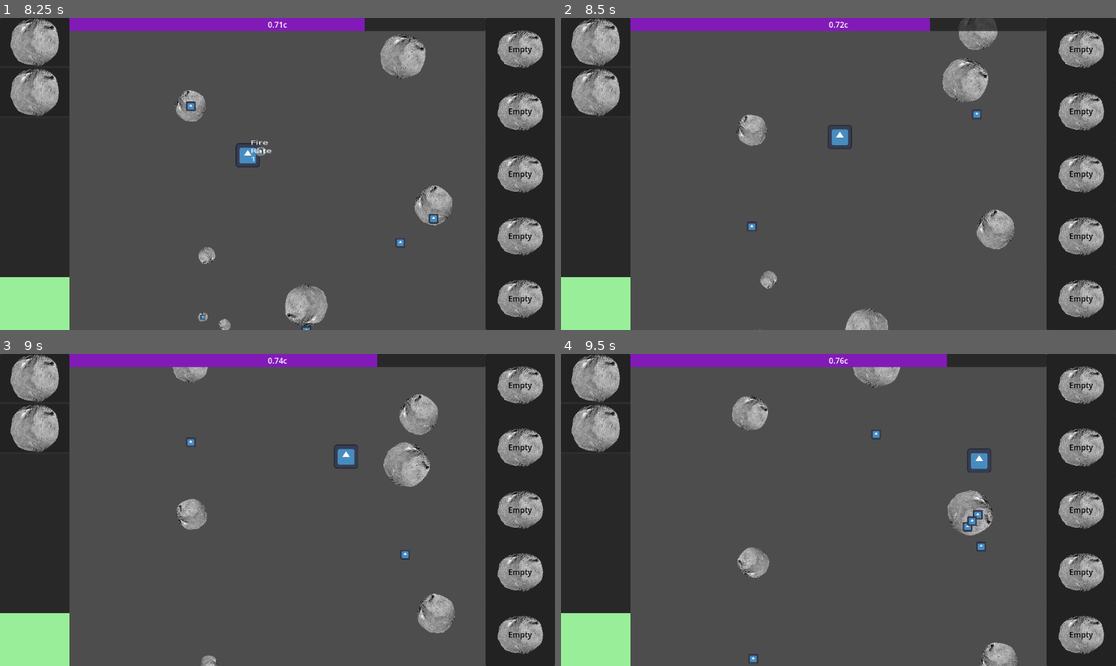
Above: before the commit, frames 1-4 (two rows, left to right).
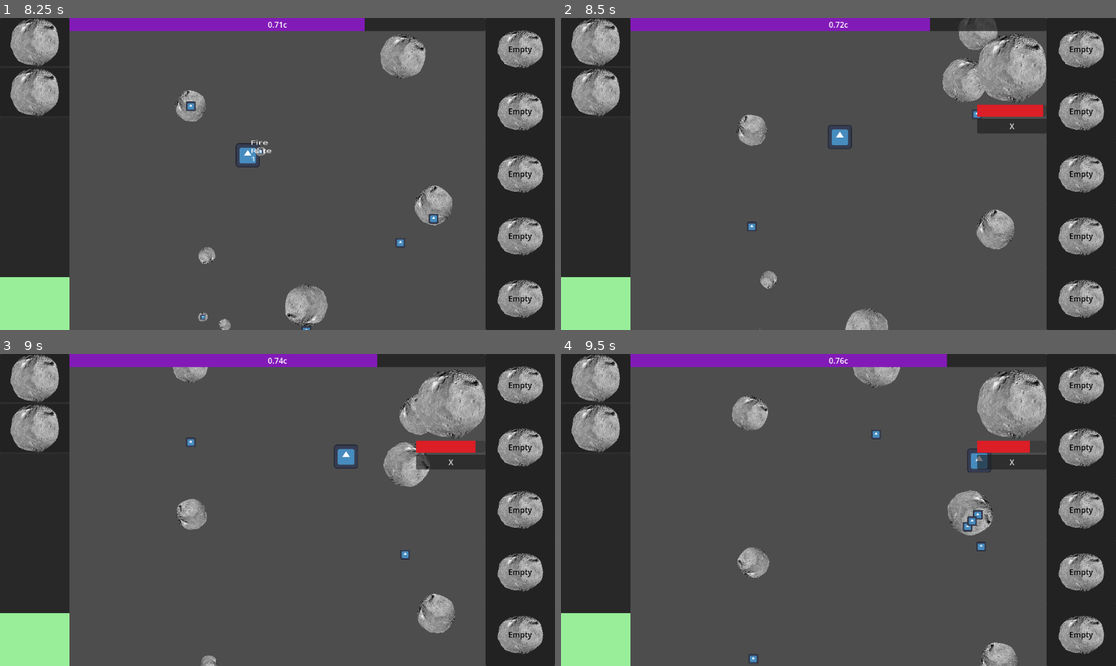
Above: after the commit, the same moments.

Repository: DigitsCodeCompendium/game.MJ198
Game: Godot game, scene res://scenes/game.tscn
Same seed, same stepped clock (60 frames per second), same inputs: the game is played once before the commit and once after it. The engine's default icon, where the game draws it, is replaced by a stand-in: a white triangle on a blue panel in a dark square.
Inputs (mouse positions are in pixels of both pictures, inside the frame that each line leads up to):
- Up to frame 1 (8.25 s): move the mouse to (399, 158) at 0.52 s; hold ` (discard_module_pending) 0.53-1.28 s; move the mouse to (166, 189) at 1.27 s; tap one key every 0.75 s from 1.35 s: N (discard_weapon) A (power_down_module_1) S (power_down_module_2) D (power_down_module_3) F (power_down_module_4) G (power_down_module_5) Q (power_up_module_1) W (power_up_module_2) E (power_up_module_3) R (power_up_module_4); move the mouse to (333, 105) at 2.02 s; move the mouse to (249, 236) at 2.77 s; move the mouse to (444, 220) at 3.52 s; move the mouse to (111, 127) at 4.27 s; move the mouse to (305, 174) at 5.02 s; move the mouse to (194, 96) at 5.77 s; move the mouse to (399, 158) at 6.52 s; move the mouse to (166, 189) at 7.27 s; move the mouse to (333, 105) at 8.02 s
- Up to frame 2 (8.5 s): no input
- Up to frame 3 (9 s): click (449, 463) at 8.75 s, where only the run after the commit has a clickable "X"
- Up to frame 4 (9.5 s): no input

Frame 1 is identical in both runs. In frame 2, 3.0% of the frame differs, in the area x 74-88%, y 4-37%; in frame 3, 2.8%; in frame 4, 3.0%.

Commit message:
Added module pickup UI

Diff:
--- a/scenes/user_interface/user_interface.gd
+++ b/scenes/user_interface/user_interface.gd
@@ -5,15 +5,23 @@
 @onready var free_power_bar = get_node("%ReactorPower")
 @onready var speed_label = get_node("%SpeedLabel")
 @onready var speed_bar = get_node("%SpeedProgressBar")
+@onready var pending_module = get_node("%PickedUpModule")
+@onready var pending_module_timer = get_node("%ModuleTimer")
+@onready var pending_module_bar = get_node("%ModuleDiscardProgressBar")
 
 # Called when the node enters the scene tree for the first time.
 func _ready() -> void:
 	UiEventBus.connect("reactor_updated",_on_power_changed)
 	UiEventBus.connect("current_speed",_on_speed_update)
+	UiEventBus.connect("module_pending_added",_on_module_added)
+	UiEventBus.connect("module_pending_lost",_on_module_lost)
+	UiEventBus.connect("module_pending_discarded",_on_module_lost)
 
 # Called every frame. 'delta' is the elapsed time since the previous frame.
 func _process(delta: float) -> void:
-	pass
+	if not pending_module_timer.is_stopped():
+		pending_module_bar.value = pending_module_timer.get_time_left()
+
 
 func _on_power_changed(curent_max_power:int,free_power:int):
 	free_power_bar.value = free_power
@@ -21,3 +29,12 @@
 func _on_speed_update(speed_str:String):
 	speed_label.text = speed_str
 	speed_bar.value = int(float(speed_str)*100)
+
+func _on_module_added(module:BaseModule):
+	pending_module.visible = true
+	pending_module_timer.start(5)
+
+
+func _on_module_lost():
+	pending_module.visible = false
+	pending_module_timer.stop()
--- a/scenes/user_interface/user_interface.tscn
+++ b/scenes/user_interface/user_interface.tscn
@@ -1,15 +1,19 @@
-[gd_scene load_steps=7 format=3 uid="uid://bw2b7f2rjeelw"]
+[gd_scene load_steps=9 format=3 uid="uid://bw2b7f2rjeelw"]
 
 [ext_resource type="Script" uid="uid://c7jscs4fk2o1y" path="res://scenes/user_interface/user_interface.gd" id="1_jbsfc"]
 [ext_resource type="PackedScene" uid="uid://berc3u26dbt5n" path="res://scenes/user_interface/wep_eng_module.tscn" id="1_l2bgj"]
 [ext_resource type="PackedScene" uid="uid://dbb5ocp6biqt" path="res://scenes/user_interface/module.tscn" id="2_l2bgj"]
 [ext_resource type="Script" uid="uid://dwvnnvbrxba58" path="res://scenes/user_interface/modules.gd" id="2_y1h3b"]
+[ext_resource type="Texture2D" uid="uid://btjssuc8r2qjo" path="res://assets/asteroid.png" id="5_f1hci"]
 
 [sub_resource type="StyleBoxFlat" id="StyleBoxFlat_iywne"]
 bg_color = Color(0.6, 0.93333334, 0.6, 1)
 
 [sub_resource type="StyleBoxFlat" id="StyleBoxFlat_2dtu1"]
 bg_color = Color(0.5086386, 0.10218536, 0.72161824, 1)
+
+[sub_resource type="StyleBoxFlat" id="StyleBoxFlat_pvt6f"]
+bg_color = Color(0.86123204, 0.11902132, 0.1504344, 1)
 
 [node name="Control" type="Control"]
 z_index = -1
@@ -86,7 +90,7 @@
 [node name="Module5" parent="RightPanel/Modules" instance=ExtResource("2_l2bgj")]
 layout_mode = 2
 
-[node name="PanelContainer" type="PanelContainer" parent="."]
+[node name="SpeedBarContainer" type="PanelContainer" parent="."]
 layout_mode = 1
 anchors_preset = -1
 anchor_left = 0.125
@@ -94,14 +98,14 @@
 offset_bottom = 27.0
 grow_horizontal = 2
 
-[node name="SpeedProgressBar" type="ProgressBar" parent="PanelContainer"]
+[node name="SpeedProgressBar" type="ProgressBar" parent="SpeedBarContainer"]
 unique_name_in_owner = true
 layout_mode = 2
 size_flags_vertical = 1
 theme_override_styles/fill = SubResource("StyleBoxFlat_2dtu1")
 show_percentage = false
 
-[node name="SpeedLabel" type="Label" parent="PanelContainer/SpeedProgressBar"]
+[node name="SpeedLabel" type="Label" parent="SpeedBarContainer/SpeedProgressBar"]
 unique_name_in_owner = true
 layout_mode = 1
 anchors_preset = 8
@@ -118,3 +122,37 @@
 text = "ttest"
 horizontal_alignment = 1
 vertical_alignment = 1
+
+[node name="PickedUpModule" type="VBoxContainer" parent="."]
+unique_name_in_owner = true
+visible = false
+layout_mode = 1
+anchors_preset = -1
+anchor_left = 0.75
+anchor_top = 0.05
+anchor_right = 0.875
+anchor_bottom = 0.25
+
+[node name="TextureRect" type="TextureRect" parent="PickedUpModule"]
+custom_minimum_size = Vector2(64, 64)
+layout_mode = 2
+texture = ExtResource("5_f1hci")
+expand_mode = 4
+
+[node name="ModuleDiscardProgressBar" type="ProgressBar" parent="PickedUpModule"]
+unique_name_in_owner = true
+custom_minimum_size = Vector2(0, 25)
+layout_mode = 2
+theme_override_styles/fill = SubResource("StyleBoxFlat_pvt6f")
+max_value = 5.0
+value = 5.0
+show_percentage = false
+
+[node name="ModuleDiscardButton" type="Button" parent="PickedUpModule"]
+layout_mode = 2
+text = "X"
+
+[node name="ModuleTimer" type="Timer" parent="PickedUpModule"]
+unique_name_in_owner = true
+wait_time = 5.0
+one_shot = true
